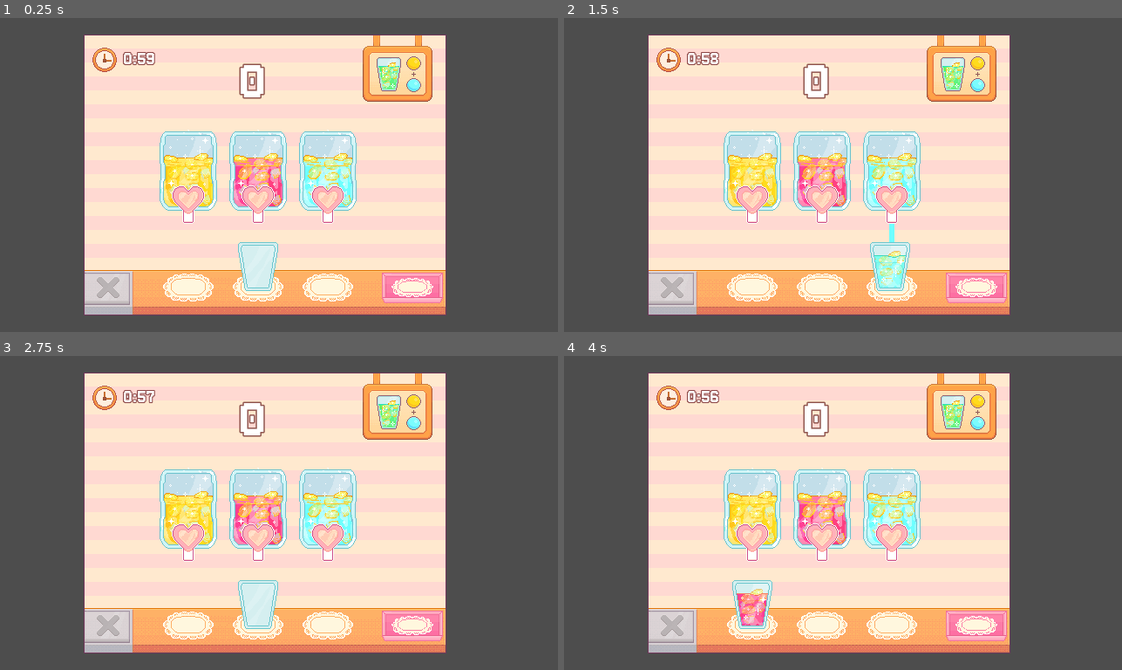
Above: before the commit, frames 1-4 (two rows, left to right).
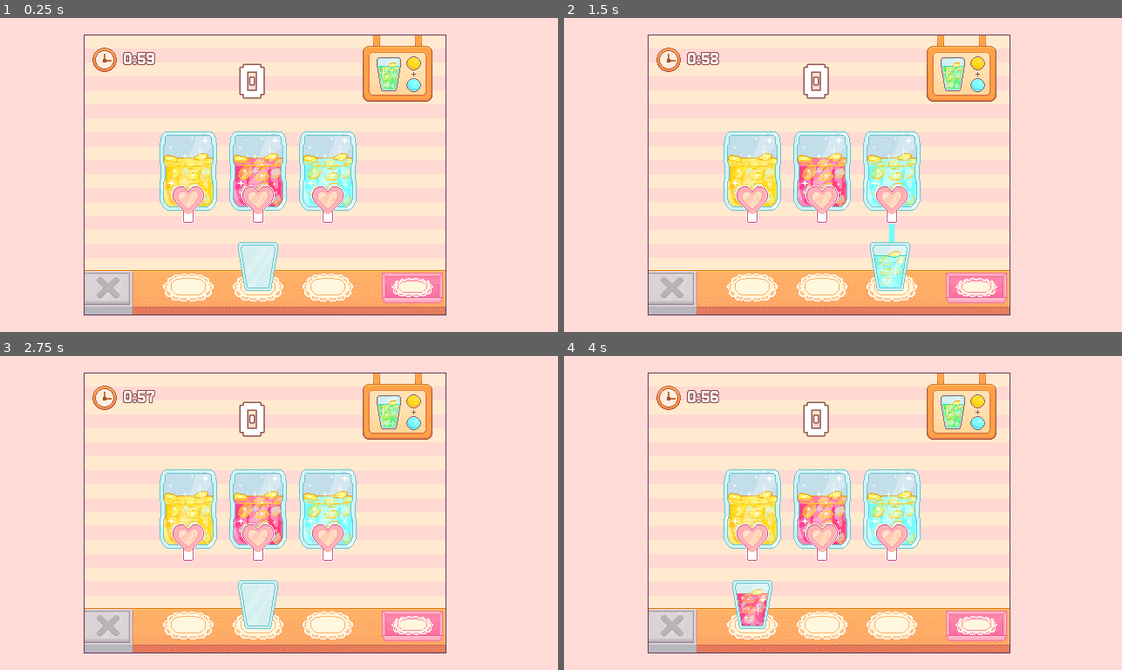
Above: after the commit, the same moments.

Repository: mon-b/girly-game-jam
Game: Godot game, scene res://scenes/minigames/juice_shop.tscn
The game is run twice, just before and just after one commit, with the same random seed, the same clock (stepped at 60 frames per second) and the same inputs. This scene is started directly instead of the project's main scene.
Inputs (mouse positions are in pixels of both pictures, inside the frame that each line leads up to):
- Up to frame 1 (0.25 s): no input
- Up to frame 2 (1.5 s): tap Enter at 0.5 s; move the mouse to (965, 159) at 0.52 s; hold D (right) 0.53-1.28 s; tap Space (interact) at 0.6, 1.25, 1.35 s; click (965, 159) at 0.67 s; move the mouse to (731, 190) at 1.27 s; hold S (down) from 1.28 s (still down)
- Up to frame 3 (2.75 s): tap Enter at 2 s; move the mouse to (334, 443) at 2.02 s; release S (down) at 2.03 s; hold D (right) from 2.03 s (still down); tap Space (interact) at 2.1 s
- Up to frame 4 (4 s): move the mouse to (815, 575) at 2.77 s; release D (right) at 2.78 s; hold W (up) 2.78-3.53 s; tap Space (interact) at 2.85, 3.5, 3.6 s; click (815, 575) at 2.92 s; move the mouse to (1010, 560) at 3.52 s; hold A (left) from 3.53 s (still down)

The runs differ from the first frame. In frame 1, 42% of the frame differs, in the area x 0-100%, y 0-100%; in frame 2, 42%; in frame 3, 42%; in frame 4, 42%.

Commit message:
Added overlay to hide overflowing tray and trash door

Diff:
--- a/scenes/minigames/juice_shop.tscn
+++ b/scenes/minigames/juice_shop.tscn
@@ -7,6 +7,7 @@
 [ext_resource type="Texture2D" uid="uid://ccxkcgkbh8j" path="res://assets/juice-shop/order-blue.png" id="4_5epfq"]
 [ext_resource type="Texture2D" uid="uid://cous83enx7mqe" path="res://assets/juice-shop/Minigame-trash-door.png" id="5_r2vkq"]
 [ext_resource type="Texture2D" uid="uid://bmsfy5rodwvm5" path="res://assets/juice-shop/delivery-tray.png" id="6_qa073"]
+[ext_resource type="Texture2D" uid="uid://ejbg7r5wnt62" path="res://assets/juice-shop/Minigame-overlay.png" id="8_r2vkq"]
 
 [node name="JuiceShop" type="Node2D" unique_id=1412552494]
 script = ExtResource("1_svxci")
@@ -74,3 +75,8 @@
 position = Vector2(376, 285)
 points = PackedVector2Array(0, -49, 0, -28)
 default_color = Color(0.43137255, 1, 1, 1)
+
+[node name="Overlay" type="TextureRect" parent="." unique_id=307326240]
+offset_right = 640.0
+offset_bottom = 360.0
+texture = ExtResource("8_r2vkq")
Binary file added: assets/juice-shop/Minigame-overlay.png
Not shown, added: assets/juice-shop/Minigame-overlay.png.import
